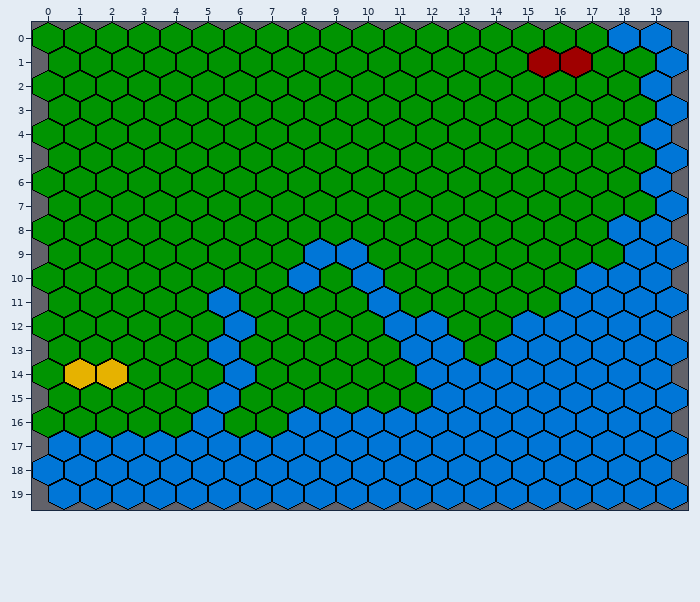
Two versions of a level (Tiled map, core/assets/World/g3_2.tmx). The first picture shows the starting point.
Cells are 32x32 px. Hexagonal. Every second row is shifted by half a cell. Shown: x 0..19, y 0..19.
The result:
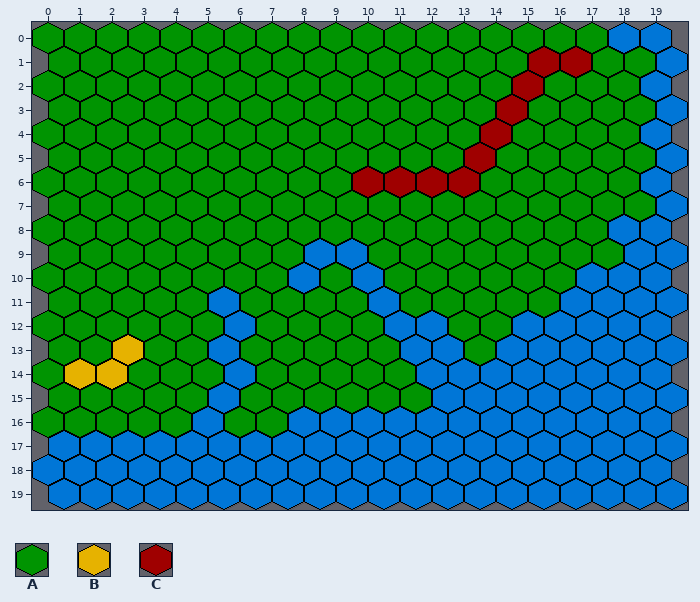
Key: from "spritesheet": A 0, B 2, C 3.
_ is an empty cell, . an unchanged one.
Edits made:
--- layer "map"
@@ x 10..15 @@
- 2 .....A
- 3 ....A.
- 4 ....A.
- 5 ...A..
- 6 AAAA..
+ 2 .....C
+ 3 ....C.
+ 4 ....C.
+ 5 ...C..
+ 6 CCCC..
@@ x 2..2 @@
-13 A
+13 B
Pixel boxes of the changes (left, top, right, bottom) in both pictures:
changed: (353, 71, 543, 197)
changed: (113, 335, 143, 365)
